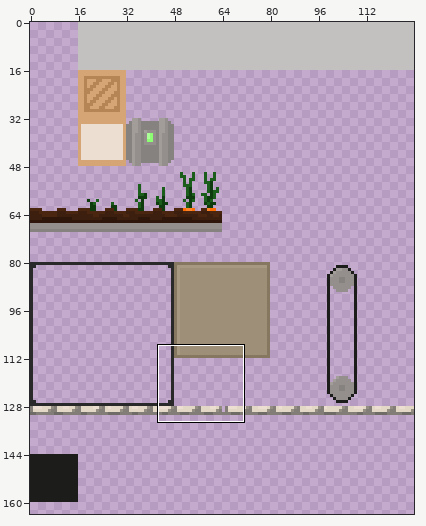
Two states of a pixel-art file, tex/tiles.aseprite. Above, an overview of the earlier version with the close-up marked.
Close-up. Before the commit:
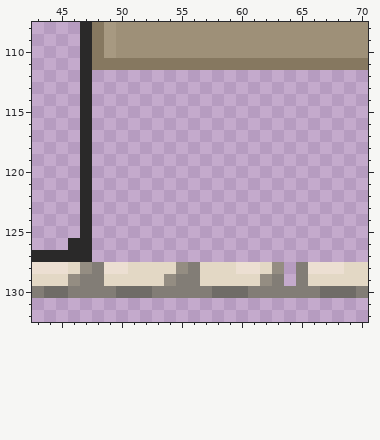
128x256 pixels, 1 frame. Colours within 5 levels of each other are drawn and written as one. Shown: x 43..70, y 108..132. The wide view leaves out empty margins.
After the commit:
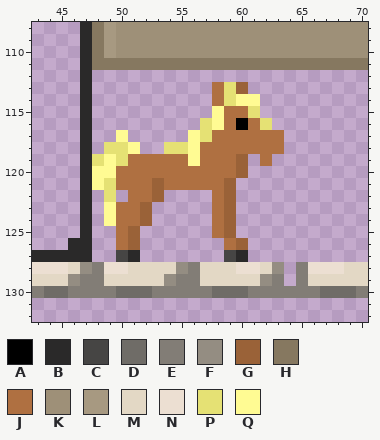
Palette (. is transparent): A #000000  B #2a2929  C #464544  D #6f6c67  E #827d76  F #948d82  G #9a6238  H #867860  J #af7041  K #9e9078  L #a79981  M #e3d8c5  N #ecdfd2  P #e5e174  Q #fffb93
The author wrote: One mostly-complete level done
The exact change:
Layer "horse tower":
There is now colour A in row 116 at x 60.
There is now colour B in row 127 at x 51 and 60.
There is now colour C in row 127 at x 50 and 59.
There is now colour G in row 113 at x 60; in rows 119 to 120 at x 60; in rows 121 to 122 at x 53 and 59; in rows 123 to 124 at x 52 and 59; in row 125 at x 51 and 59; in row 126 at x 51 and 60.
There is now colour J in rows 113 to 114 at x 58; in row 115 at x 59 to 60; in row 116 at x 59 and 61; in row 117 at x 58 to 63; in row 118 at x 57 to 63; in row 119 at x 51 to 55, 57 to 59 and 62.
There is now colour J in row 120 at x 50 to 59; in row 121 at x 50 to 52 and 54 to 58; in row 122 at x 51 to 52 and 58; in rows 123 to 124 at x 50 to 51 and 58; in row 125 at x 50 and 58; in row 126 at x 50 and 59.
There is now colour P in rows 113 to 114 at x 59; in row 115 at x 61; in row 116 at x 57 and 62; in row 117 at x 57; in row 118 at x 49 to 50 and 54 to 55; in row 119 at x 48 and 50.
There is now colour P in rows 121 to 122 at x 49.
There is now colour Q in row 114 at x 60 to 61; in rows 115 to 116 at x 58; in row 117 at x 50 and 56; in row 118 at x 51 and 56; in row 119 at x 49 and 56; in row 120 at x 48 to 49.
There is now colour Q in row 121 at x 48; in rows 123 to 124 at x 49.
Where, in picture pixels (left, top, right, bottom), the same in both close-ups:
added: (92, 82, 284, 262)
